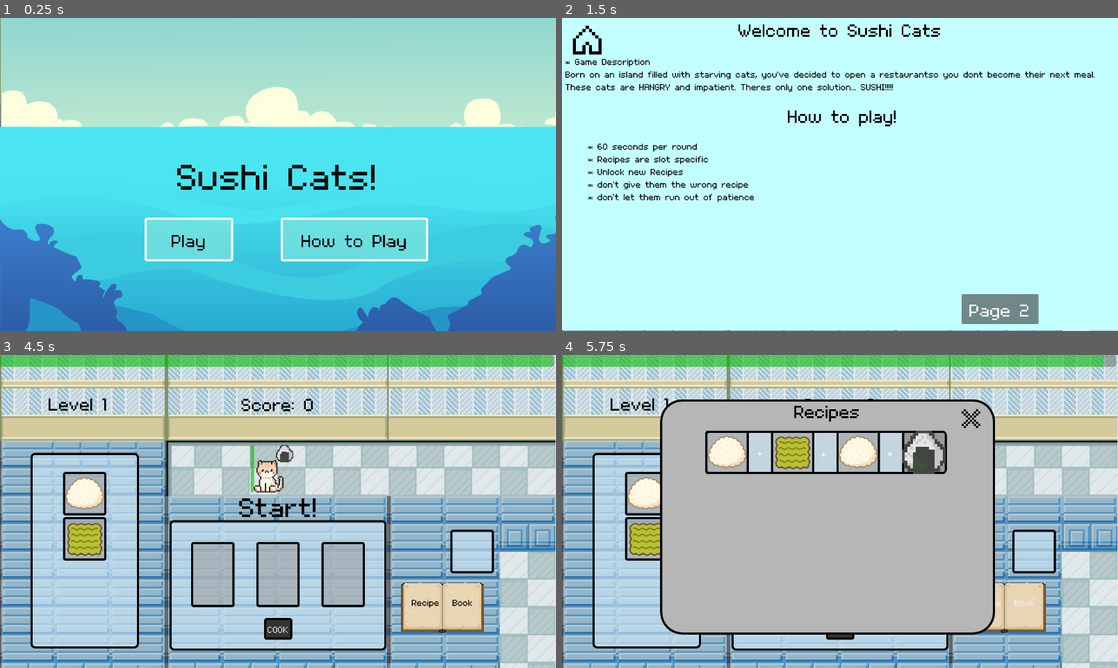
Above: before the commit, frames 1-4 (two rows, left to right).
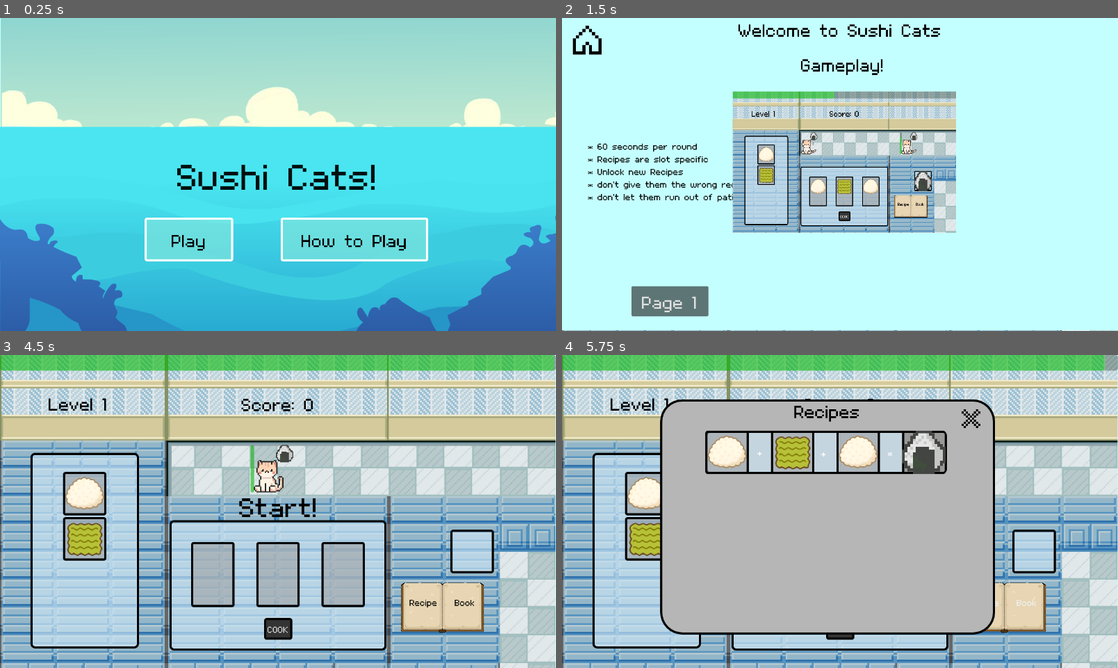
Above: after the commit, the same moments.

Repository: leobarber3/sushiCats
Game: Godot game, scene res://scenes/main.tscn
Two runs of this game, one before a commit and one after it. Both use one fixed random seed, a clock stepped at 60 frames per second and the inputs below.
Inputs (mouse positions are in pixels of both pictures, inside the frame that each line leads up to):
- Up to frame 1 (0.25 s): no input
- Up to frame 2 (1.5 s): click "How to Play" at 0.5 s; click "Page 2" at 1.25 s
- Up to frame 3 (4.5 s): click (105, 636) at 2 s, where only the run after the commit has a clickable "Page 1"; click "COOK" at 2.75 s; click (27, 376) at 3.5 s; click "Play" at 4.25 s
- Up to frame 4 (5.75 s): click "Recipe Book" at 5 s

The runs differ from the first frame. In frame 1, less than 0.1% of the frame differs, in the area x 0-1%, y 0-35%; in frame 2, 23%, in the area x 0-96%, y 12-98%; in frame 3, 1.5%; in frame 4, 1.4%.

Commit message:
got buttons on how to play screens working, connected with signals and added gameplay screenshot on page 2

Diff:
--- a/scenes/HUD.tscn
+++ b/scenes/HUD.tscn
@@ -7,6 +7,7 @@
 [ext_resource type="PackedScene" uid="uid://jl613d5wvwld" path="res://scenes/recipe_book_slots.tscn" id="4_f6qnu"]
 [ext_resource type="Texture2D" uid="uid://btqqnn5flmpox" path="res://assets/Icons/home.png" id="5_k4w17"]
 [ext_resource type="PackedScene" uid="uid://b6oblbqwo7e7y" path="res://scenes/unlocked_slot.tscn" id="5_nysna"]
+[ext_resource type="Texture2D" uid="uid://b6idwtapwqg68" path="res://assets/Icons/gameplay1.png" id="6_cf6ij"]
 [ext_resource type="Texture2D" uid="uid://g2dbkcjv75jc" path="res://assets/Icons/close.png" id="6_twldb"]
 [ext_resource type="Texture2D" uid="uid://dk1d3hs3v81ag" path="res://assets/Icons/UIBook.png" id="8_8cuoo"]
 
@@ -183,7 +184,6 @@
 offset_bottom = 40.0
 
 [node name="HowToPlayScreen" type="Control" parent="ScreenManager" unique_id=876507751]
-visible = false
 anchors_preset = 0
 offset_right = 926.0
 offset_bottom = 858.0
@@ -274,7 +274,7 @@
 icon_alignment = 1
 expand_icon = true
 
-[node name="Button" type="Button" parent="ScreenManager/HowToPlayScreen" unique_id=702412792]
+[node name="PageTwoButton" type="Button" parent="ScreenManager/HowToPlayScreen" unique_id=702412792]
 layout_mode = 0
 offset_left = 920.0
 offset_top = 635.0
@@ -285,7 +285,6 @@
 text = "Page 2"
 
 [node name="HowToPlayScreen2" type="Control" parent="ScreenManager" unique_id=2095212888]
-visible = false
 anchors_preset = 0
 offset_right = 926.0
 offset_bottom = 858.0
@@ -311,39 +310,16 @@
 text = "Welcome to Sushi Cats"
 horizontal_alignment = 1
 
-[node name="GameDescription" type="Label" parent="ScreenManager/HowToPlayScreen2/ColorRect" unique_id=1090081995]
-layout_mode = 1
-anchors_preset = 8
-anchor_left = 0.5
-anchor_top = 0.5
-anchor_right = 0.5
-anchor_bottom = 0.5
-offset_left = -632.0
-offset_top = -273.0
-offset_right = 628.0
-offset_bottom = 11.0
-grow_horizontal = 2
-grow_vertical = 2
-theme_override_colors/font_color = Color(0, 0, 0, 1)
-theme_override_fonts/font = ExtResource("3_7hsmw")
-theme_override_font_sizes/font_size = 32
-text = "* Game Description
-Born on an island filled with starving cats, you've decided to open a restaurantso you dont become their next meal.
-These cats are HANGRY and impatient. Theres only one solution... SUSHI!!!!!
-
-
-"
-
 [node name="HowToPlayTitle" type="Label" parent="ScreenManager/HowToPlayScreen2/ColorRect" unique_id=561690780]
 layout_mode = 0
 offset_left = 11.0
-offset_top = 198.0
+offset_top = 60.0
 offset_right = 1281.0
-offset_bottom = 249.0
-theme_override_colors/font_color = Color(0, 0, 0, 1)
-theme_override_fonts/font = ExtResource("3_7hsmw")
-theme_override_font_sizes/font_size = 64
-text = "How to play!"
+offset_bottom = 152.0
+theme_override_colors/font_color = Color(0, 0, 0, 1)
+theme_override_fonts/font = ExtResource("3_7hsmw")
+theme_override_font_sizes/font_size = 64
+text = "Gameplay!"
 horizontal_alignment = 1
 vertical_alignment = 1
 
@@ -351,7 +327,7 @@
 layout_mode = 0
 offset_left = 60.0
 offset_top = 281.0
-offset_right = 1168.0
+offset_right = 444.0
 offset_bottom = 662.0
 theme_override_colors/font_color = Color(0, 0, 0, 1)
 theme_override_fonts/font = ExtResource("3_7hsmw")
@@ -363,6 +339,15 @@
 * don't let them run out of patience
 "
 
+[node name="TextureRect" type="TextureRect" parent="ScreenManager/HowToPlayScreen2/ColorRect" unique_id=2040142066]
+layout_mode = 0
+offset_left = 393.0
+offset_top = 169.0
+offset_right = 907.0
+offset_bottom = 494.0
+texture = ExtResource("6_cf6ij")
+expand_mode = 1
+
 [node name="HomeButton" type="Button" parent="ScreenManager/HowToPlayScreen2" unique_id=911156954]
 layout_mode = 0
 offset_left = 19.0
@@ -376,15 +361,15 @@
 icon_alignment = 1
 expand_icon = true
 
-[node name="Button" type="Button" parent="ScreenManager/HowToPlayScreen2" unique_id=107379645]
-layout_mode = 0
-offset_left = 920.0
-offset_top = 635.0
-offset_right = 1097.0
-offset_bottom = 704.0
-theme_override_fonts/font = ExtResource("3_7hsmw")
-theme_override_font_sizes/font_size = 64
-text = "Page 2"
+[node name="PageOneButton" type="Button" parent="ScreenManager/HowToPlayScreen2" unique_id=107379645]
+layout_mode = 0
+offset_left = 160.0
+offset_top = 617.0
+offset_right = 337.0
+offset_bottom = 686.0
+theme_override_fonts/font = ExtResource("3_7hsmw")
+theme_override_font_sizes/font_size = 64
+text = "Page 1"
 
 [node name="RecipeBookScreen" type="Control" parent="ScreenManager" unique_id=1890513879]
 visible = false
@@ -545,6 +530,7 @@
 text = "How to Play"
 
 [node name="GameplayScreen" type="Control" parent="ScreenManager" unique_id=107928834]
+visible = false
 anchors_preset = 0
 offset_right = 40.0
 offset_bottom = 40.0
@@ -589,8 +575,8 @@
 
 [node name="ProgressBar" type="ProgressBar" parent="ScreenManager/GameplayScreen" unique_id=498929407]
 layout_mode = 0
-offset_right = 1276.0
-offset_bottom = 27.0
+offset_right = 1280.0
+offset_bottom = 36.0
 max_value = 60.0
 show_percentage = false
 
@@ -629,7 +615,7 @@
 theme_override_styles/normal = SubResource("StyleBoxEmpty_cf6ij")
 theme_override_styles/pressed = SubResource("StyleBoxEmpty_meimr")
 theme_override_styles/hover = SubResource("StyleBoxEmpty_rve7n")
-text = "Recipe   Book
+text = "Recipe    Book
                         "
 icon = ExtResource("8_8cuoo")
 clip_text = true
@@ -798,7 +784,7 @@
 theme_override_styles/normal = SubResource("StyleBoxEmpty_cf6ij")
 theme_override_styles/pressed = SubResource("StyleBoxEmpty_meimr")
 theme_override_styles/hover = SubResource("StyleBoxEmpty_rve7n")
-text = "Recipe   Book
+text = "Recipe    Book
                         "
 icon = ExtResource("8_8cuoo")
 clip_text = true
@@ -892,7 +878,7 @@
 theme_override_styles/normal = SubResource("StyleBoxEmpty_cf6ij")
 theme_override_styles/pressed = SubResource("StyleBoxEmpty_meimr")
 theme_override_styles/hover = SubResource("StyleBoxEmpty_rve7n")
-text = "Recipe   Book
+text = "Recipe    Book
                         "
 icon = ExtResource("8_8cuoo")
 clip_text = true
@@ -960,7 +946,9 @@
 expand_icon = true
 
 [connection signal="pressed" from="ScreenManager/HowToPlayScreen/HomeButton" to="." method="_on_home_button4_pressed"]
+[connection signal="pressed" from="ScreenManager/HowToPlayScreen/PageTwoButton" to="." method="_on_page_two_button_pressed"]
 [connection signal="pressed" from="ScreenManager/HowToPlayScreen2/HomeButton" to="." method="_on_home_button4_pressed"]
+[connection signal="pressed" from="ScreenManager/HowToPlayScreen2/PageOneButton" to="." method="_on_page_one_button_pressed"]
 [connection signal="pressed" from="ScreenManager/RecipeBookScreen/CloseRecipeButton" to="." method="_on_close_recipe_button_pressed"]
 [connection signal="pressed" from="ScreenManager/HomeScreen/StartButton" to="." method="_on_start_button_pressed"]
 [connection signal="pressed" from="ScreenManager/HomeScreen/HowToPlayButton" to="." method="_on_how_to_play_button_pressed"]
--- a/scripts/hud.gd
+++ b/scripts/hud.gd
@@ -14,6 +14,7 @@
 @onready var last_level_screen = $ScreenManager/LastLevelScreen
 @onready var recipe_book_screen = $ScreenManager/RecipeBookScreen
 @onready var how_to_play_screen = $ScreenManager/HowToPlayScreen
+@onready var how_to_play_screen_two = $ScreenManager/HowToPlayScreen2
 # Nodes in Home Screen
 @onready var home_title = $ScreenManager/HomeScreen/TitleText
 
@@ -150,12 +151,6 @@
 			#i + j depending on which recipe we making
 			unlocked_slot.item = recipe_book[(i*4)+j]
 
-
-
-
-
-	pass
-
 # Initial screen is the home screen
 func _ready():
 	show_home()
@@ -215,9 +210,22 @@
 
 func _on_how_to_play_button_pressed() -> void:
 	home_screen.hide()
+	how_to_play_screen_two.hide()
 	how_to_play_screen.show()
 
 # Run this function when How to play Home Button pressed
 func _on_home_button4_pressed() -> void:
 	how_to_play_screen.hide()
 	home_screen.show()
+
+
+func _on_page_two_button_pressed() -> void:
+	how_to_play_screen.hide()
+	home_screen.hide()
+	how_to_play_screen_two.show()
+
+
+func _on_page_one_button_pressed() -> void:
+	how_to_play_screen.show()
+	home_screen.hide()
+	how_to_play_screen_two.hide()
Binary file added: assets/Icons/gameplay1.png
Not shown, added: assets/Icons/gameplay1.png.import
